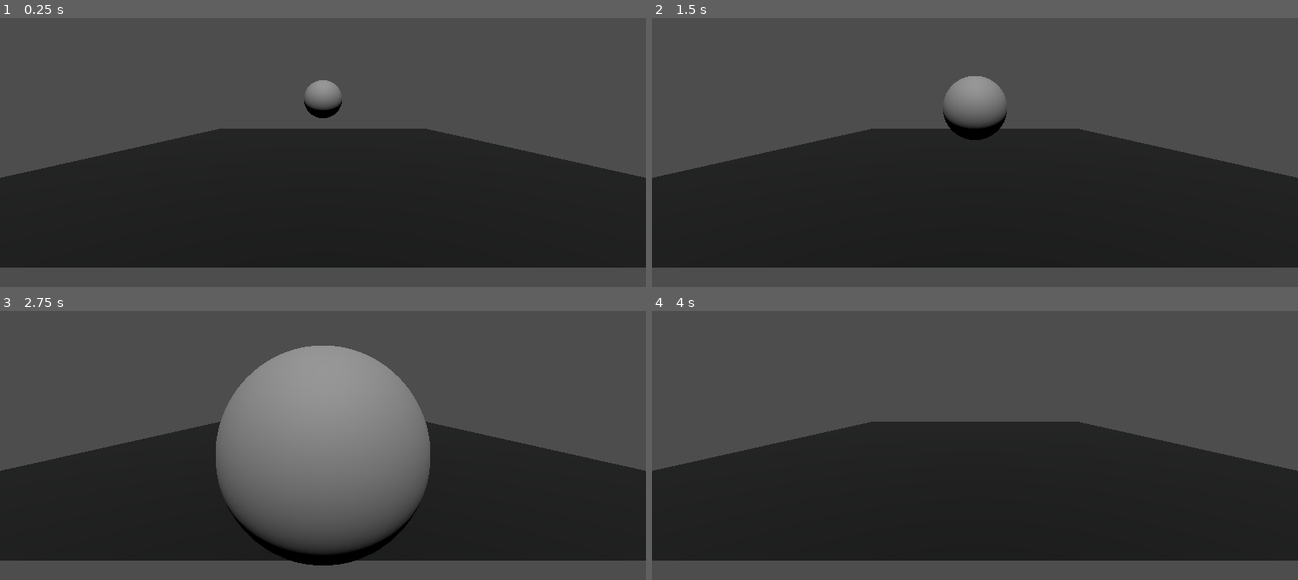
Above: before the commit, frames 1-4 (two rows, left to right).
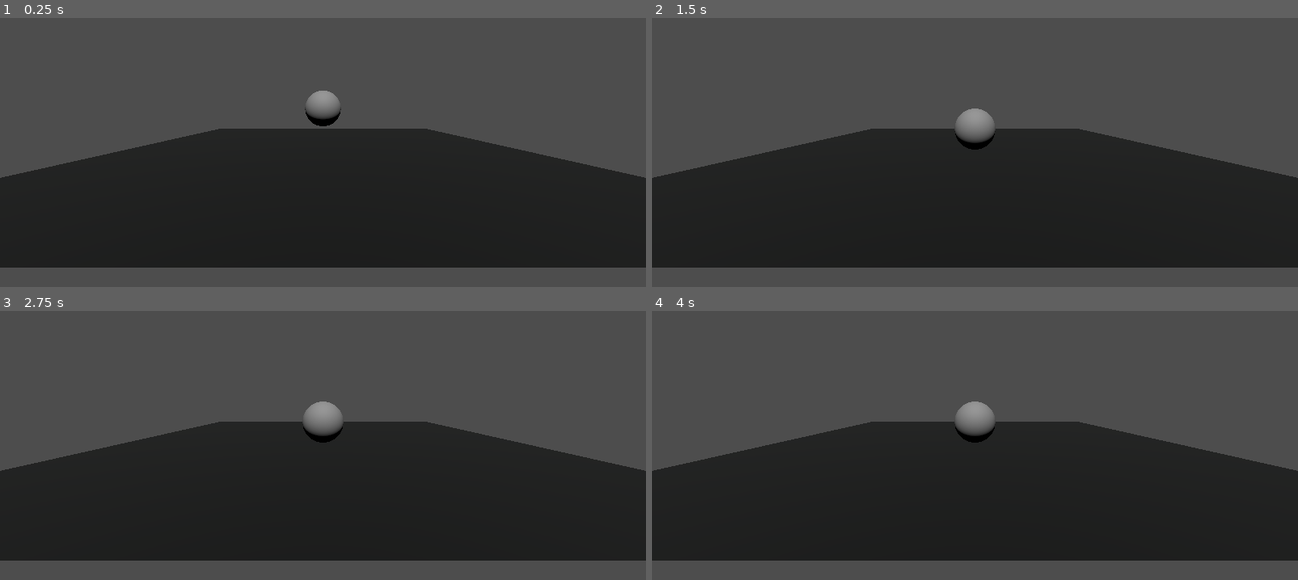
Above: after the commit, the same moments.

Repository: motionnblur/3d-prototype-godot
Game: Godot game, scene res://node_3d.tscn
The game is run twice, just before and just after one commit, with the same random seed, the same clock (stepped at 60 frames per second) and the same inputs. The project has no main scene, so this scene is started directly.
Inputs:
- Up to frame 1 (0.25 s): no input
- Up to frame 2 (1.5 s): no input
- Up to frame 3 (2.75 s): no input
- Up to frame 4 (4 s): tap Enter at 3.5 s

The runs differ from the first frame. In frame 1, 0.7% of the frame differs, in the area x 47-53%, y 23-41%; in frame 2, 1.8%; in frame 3, 20%, in the area x 33-67%, y 12-95%; in frame 4, 0.7%.

Commit message:
If else works

Diff:
--- a/node_3d.tscn
+++ b/node_3d.tscn
@@ -21,6 +21,8 @@
 
 [node name="sphere" type="RigidBody3D" parent="."]
 transform = Transform3D(1, 0, 0, 0, 1, 0, 0, 0, 1, 0, 1.32525, 0)
+contact_monitor = true
+max_contacts_reported = 1
 script = ExtResource("1_fxaeq")
 
 [node name="CollisionShape3D" type="CollisionShape3D" parent="sphere"]
@@ -44,3 +46,5 @@
 
 [node name="DirectionalLight3D" type="DirectionalLight3D" parent="."]
 transform = Transform3D(1, -0.000536813, -5.83798e-05, 0.000358725, 0.579674, 0.814849, -0.0004036, -0.814849, 0.579674, 0, 3.26846, 0)
+
+[connection signal="body_shape_entered" from="sphere" to="sphere" method="_on_body_shape_entered"]
--- a/sphere.gd
+++ b/sphere.gd
@@ -3,6 +3,13 @@
 
 #func _ready() -> void:
 	#pass
+var collided: bool = false
 
 func _process(delta: float) -> void:
-	linear_velocity = transform.basis.z * 2;
+	if !collided:
+		return
+	linear_velocity = transform.basis.z * 2
+
+
+func _on_body_shape_entered(body_rid: RID, body: Node, body_shape_index: int, local_shape_index: int) -> void:
+	collided = true
